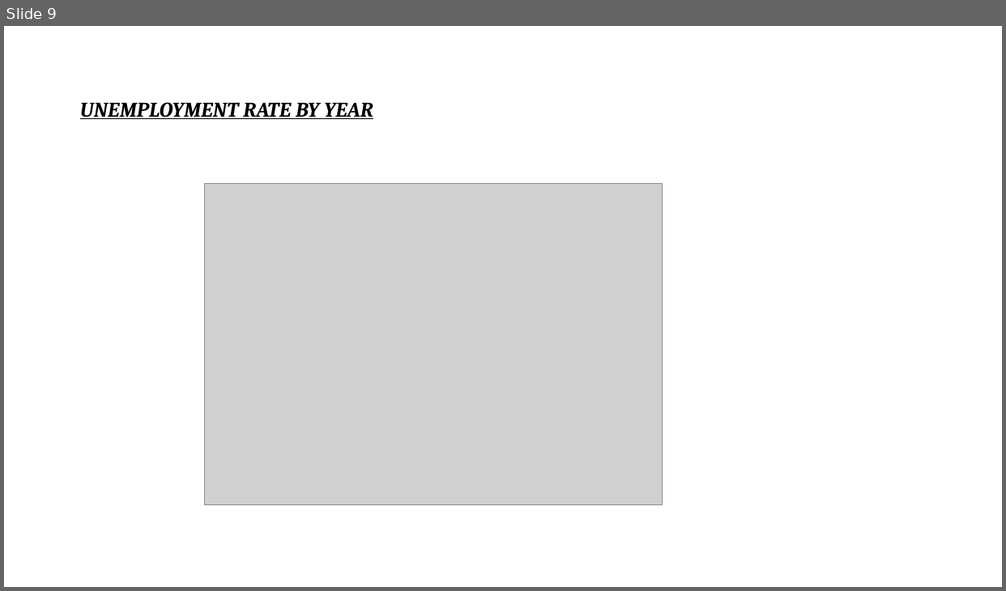
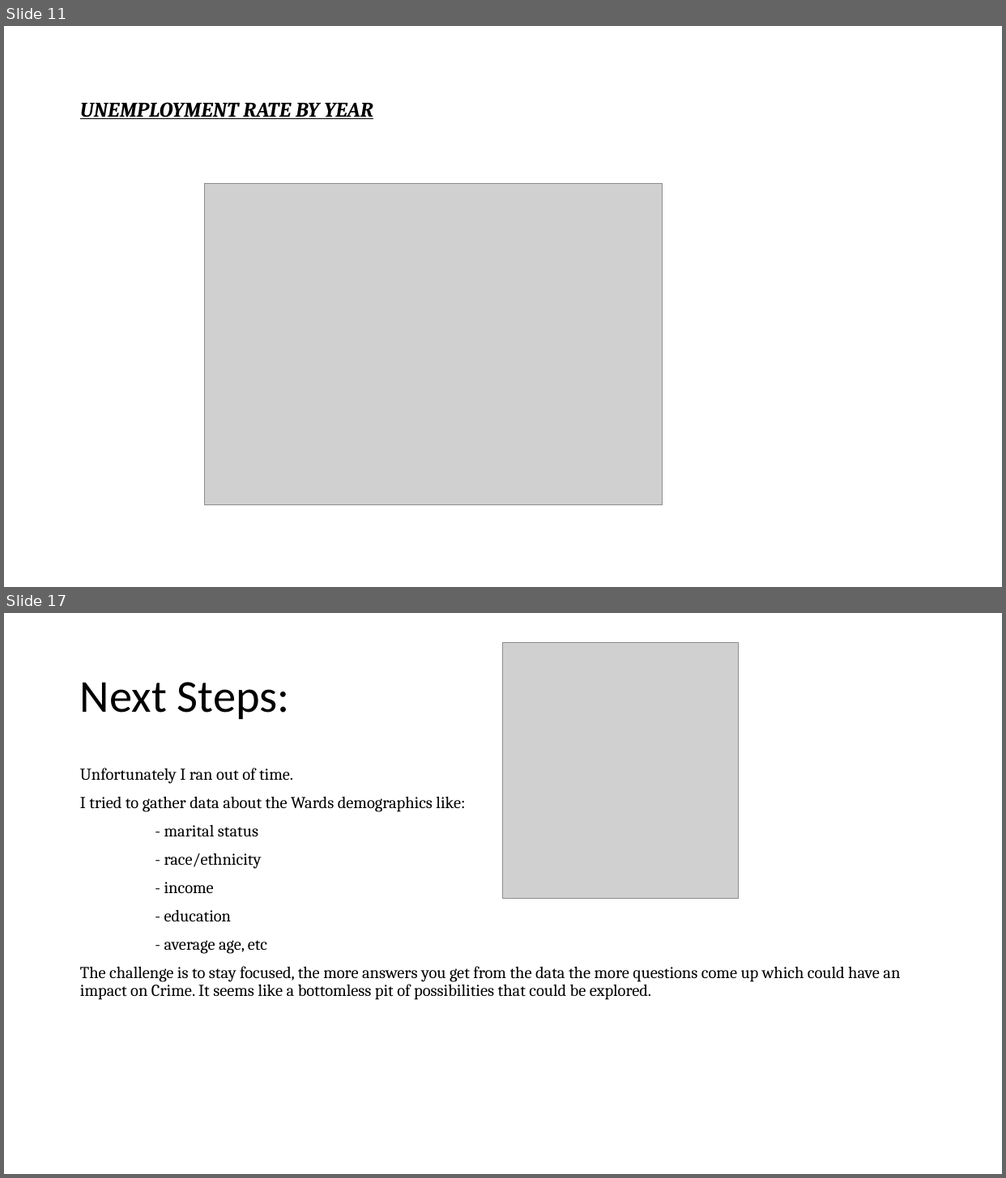
Before and after one commit to Yhuelcher/Crime-Project, a slide deck: Crime Prediction Project.pptx. Shown one above the other, each under a label of ours: slide 9 before the commit, slides 11 and 17 after it; the slides between them are not shown. The pictures are 1006x591 and 1006x1178 pixels, drawn with LibreOffice and Linux fonts; fonts in the diff are those of the drawing; grey boxes stand for pictures. Boxes give left, top, right and bottom in pixels: in the first picture for what was removed or moved away, otherwise in the second. Text is boxed around its words. In the diff, an @@ line names an element or a change of style, - is before the commit and + after.

```diff
--- a/Crime Prediction Project.pptx
+++ b/Crime Prediction Project.pptx
@@ slide 17 added at [4, 613, 1002, 1174], background #FFFFFF @@
@@ picture added at [503, 643, 739, 899] @@
@@ title added at [80, 682, 290, 719], 44 pt, text #000000 @@
+Next Steps:
@@ text added at [80, 768, 900, 1000], 16 pt, text #000000 @@
+Unfortunately I ran out of time.
+I tried to gather data about the Wards demographics like:
+- marital status
+- race/ethnicity
+- income
+- education
+- average age, etc
+The challenge is to stay focused, the more answers you get from the data the more questions come up which could have an impact on Crime. It seems like a bottomless pit of possibilities that could be explored.
@@ what was slide 9 is now slide 11 @@
```
Also in this commit, not shown: 6 slides changed, 5 other slides added, 1 slide removed, 1 other file.
